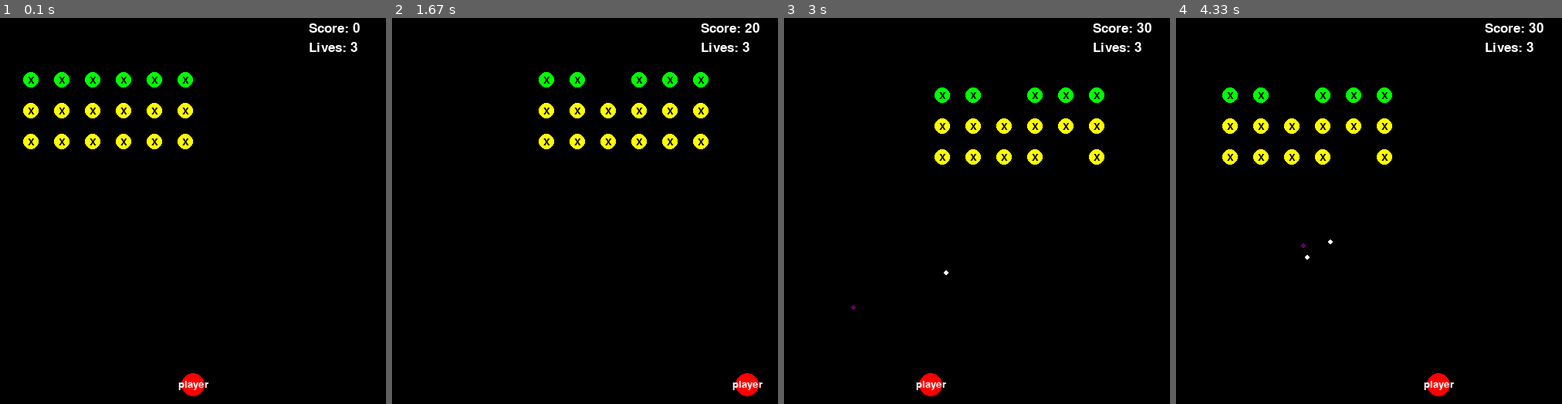
Above: before the commit, frames 1-4 (left to right).
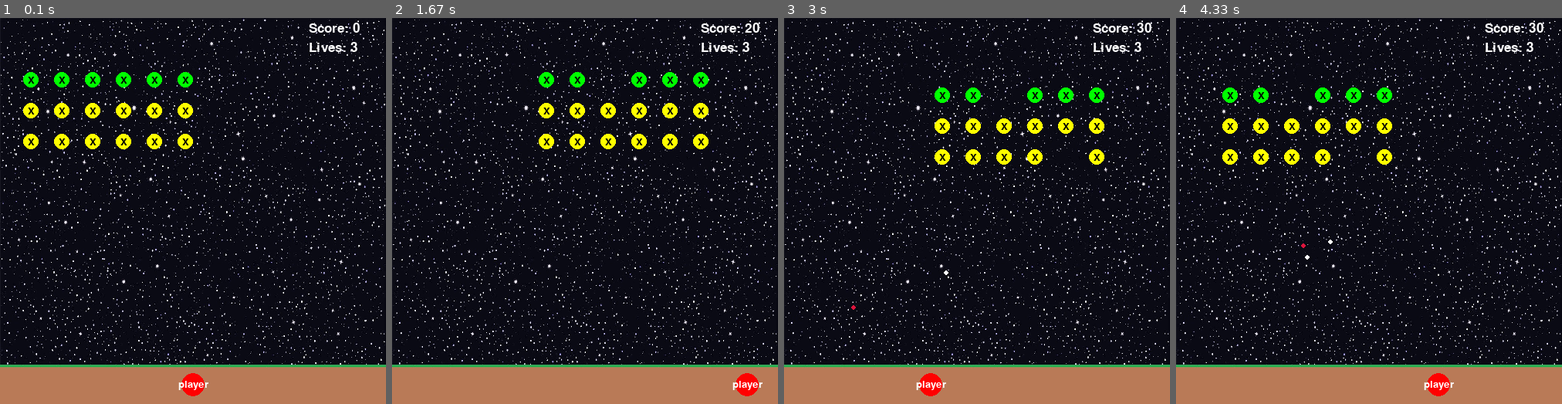
Above: after the commit, the same moments.

Repository: Timhobson-source/space-invaders-pygame
Game: pygame game, started from main.py
Two runs of this game, one before a commit and one after it. Both use one fixed random seed, a clock stepped at 60 frames per second and the inputs below.
Inputs:
- Up to frame 1 (0.1 s): no input
- Up to frame 2 (1.67 s): tap Space at 0.33, 0.73, 1.03, 1.23, 1.53 s; hold Right 0.67-1.13 s; hold Right 1.17-1.63 s
- Up to frame 3 (3 s): hold Left 1.67-2.2 s; tap Space at 1.73, 2.03, 2.3, 2.73 s; hold Left 2.23-2.63 s; hold Right from 2.67 s (still down)
- Up to frame 4 (4.33 s): tap Space at 3.03, 3.4, 3.7, 3.9, 4.2 s; release Right at 3.3 s; hold Left 3.33-3.8 s; hold Right 3.83-4.3 s

The runs differ from the first frame. In frame 1, 19% of the frame differs, in the area x 0-100%, y 0-100%; in frame 2, 19%; in frame 3, 19%; in frame 4, 19%.

Commit message:
make nice background

Diff:
--- a/src/screen.py
+++ b/src/screen.py
@@ -1,3 +1,5 @@
+import os
+
 import pygame
 
 from config import get_config
@@ -9,11 +11,13 @@
     EnemyBullet,
     Enemy,
     ScreenObjectFactory,
-    BLACK,
 )
 
 config = get_config()
-BG_COLOR = BLACK  # TODO - make a more interesting background
+BG = pygame.transform.scale(
+    pygame.image.load(os.path.join('data', 'images', 'background.jpg')),
+    (config['window']['width'], config['window']['height'])
+)
 
 EXPLOSION_SOUND = pygame.mixer.Sound('data/sounds/explosion.wav')
 
@@ -59,7 +63,7 @@
         self.screen_objects = []
 
     def draw_end_screen(self, msg: str):
-        self.screen.fill(BG_COLOR)
+        self.screen.blit(BG, (0, 0))
         self.clear_objects_from_screen()
         box = self.screen_object_factory.create_end_game_box(150, 200, msg)
         box.draw(self.game_meta.points)
@@ -69,7 +73,7 @@
         self.handle_player_and_enemy_bullet_collisions()
         self.handle_enemy_and_player_bullet_collisions()
 
-        self.screen.fill(BG_COLOR)
+        self.screen.blit(BG, (0, 0))
         for object in self.screen_objects:
             object.update_state(self)
             object.draw()
--- a/src/screen_objects.py
+++ b/src/screen_objects.py
@@ -19,6 +19,7 @@
 YELLOW = (255, 255, 0)
 PURPLE = (102, 0, 102)
 GREEN = (0, 255, 0)
+PINK = (220, 20, 60)
 
 PLAYER_SHOOTING_RECOIL_TIME = config['player']['bullet']['recoil']  # seconds
 ENEMY_SHOOTING_RECOIL_TIME = config['enemy']['bullet']['recoil']  # seconds
@@ -269,7 +270,7 @@
 
 class PlayerBullet(Character):
 
-    color: tuple = PURPLE
+    color: tuple = PINK
     label: str = ''
     label_rgb: tuple = BLACK
 
Binary file added: data/images/background.jpg
